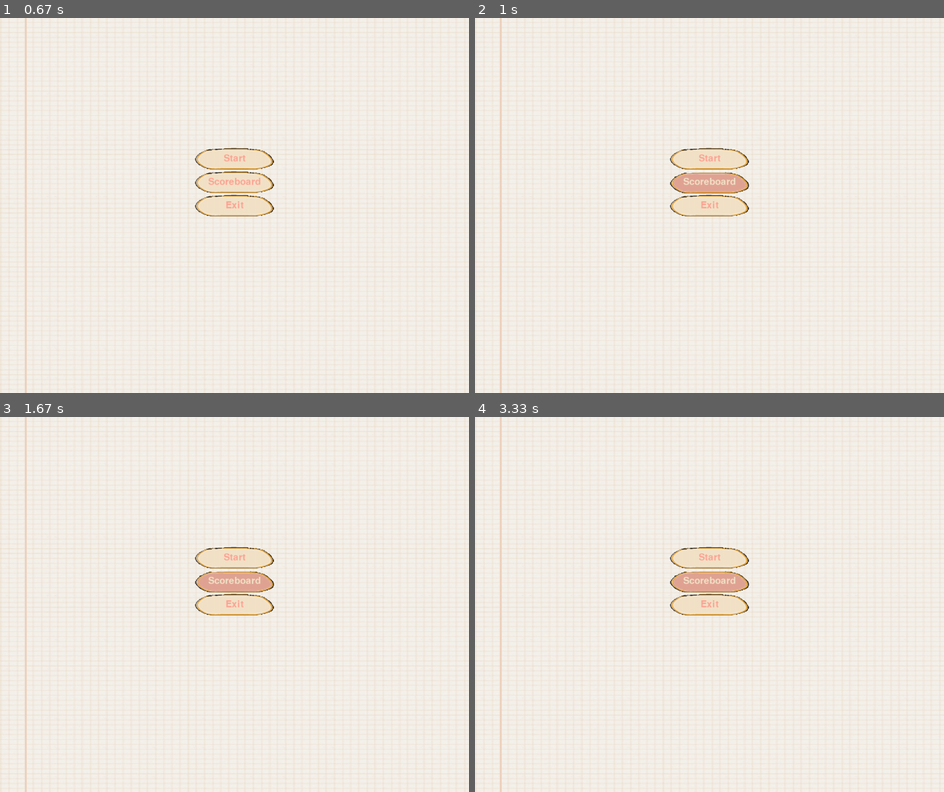
Above: before the commit, frames 1-4 (two rows, left to right).
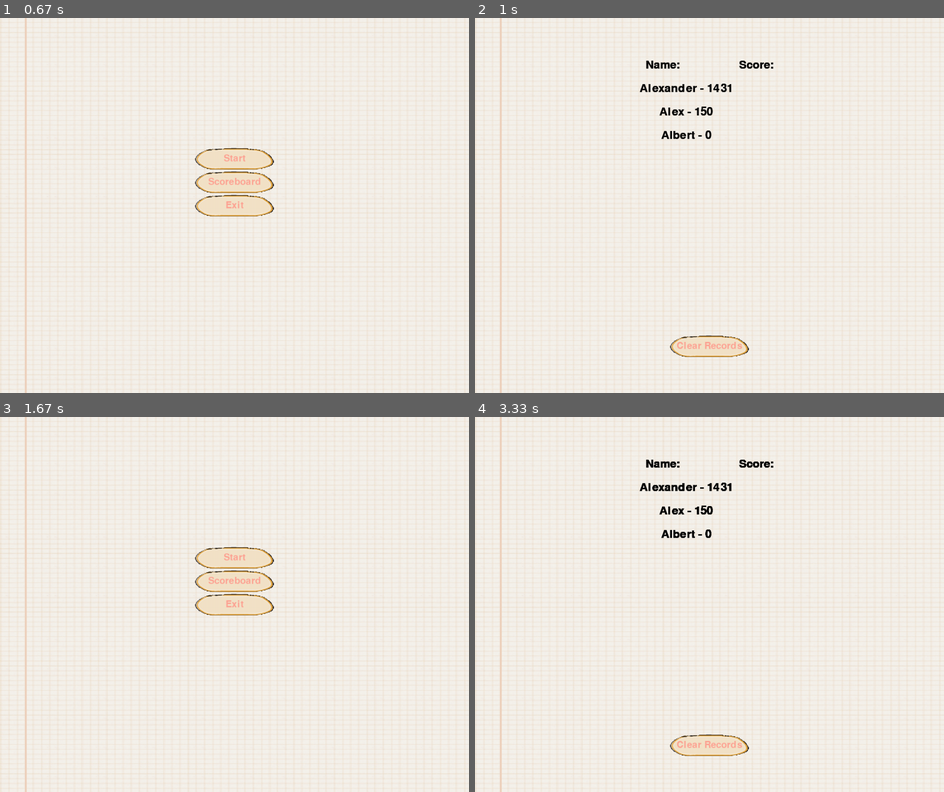
Above: after the commit, the same moments.

Repository: evgenyshaikovskiy/doodle-jump-pygame
Game: pygame game, started from src/main.py
Same seed, same stepped clock (60 frames per second), same inputs: the game is played once before the commit and once after it.
Inputs (mouse positions are in pixels of both pictures, inside the frame that each line leads up to):
- Up to frame 1 (0.67 s): press the mouse at (234, 183) at 0.37 s; move the mouse to (178, 194) at 0.47 s; release the mouse at (121, 209) at 0.6 s
- Up to frame 2 (1 s): press the mouse at (709, 183) at 0.7 s; move the mouse to (728, 179) at 0.8 s; release the mouse at (742, 175) at 0.93 s
- Up to frame 3 (1.67 s): hold Esc 1-1.47 s
- Up to frame 4 (3.33 s): click (681, 570) at 3.05 s

Frame 1 is identical in both runs. In frame 2, 3.7% of the frame differs, in the area x 35-64%, y 11-91%; in frame 3, 0.8%; in frame 4, 3.7%.

Commit message:
add scoreboard

Diff:
--- a/src/jumper.py
+++ b/src/jumper.py
@@ -4,6 +4,7 @@
 from locations.game import GameLocation
 from locations.start import StartLocation
 from locations.input import InputLocation
+from locations.scoreboard import ScoreboardLocation
 
 
 class DoodleJump:
@@ -28,6 +29,6 @@
             if event.key == pygame.K_ESCAPE:
                 if isinstance(self.location, StartLocation):
                     return
-                if isinstance(self.location, GameLocation) or isinstance(self.location, InputLocation):
+                if isinstance(self.location, GameLocation) or isinstance(self.location, InputLocation) or isinstance(self.location, ScoreboardLocation):
                     self.location = StartLocation(self, self.settings)
                     return
--- a/src/locations/scoreboard.py
+++ b/src/locations/scoreboard.py
@@ -1,12 +1,87 @@
+import pygame
+import json
+import os
+
 from locations.location import Location
+from sprites.button import Button
+from sprites.text import TextSprite
 
 
 class ScoreboardLocation(Location):
     def __init__(self, parent, settings):
         Location.__init__(self, parent, settings)
+        pygame.mouse.set_visible(True)
+
+        self.controls = pygame.sprite.Group()
+        self.controls_captions = pygame.sprite.Group()
+
+        self.names = TextSprite(400, 100, text='Name:')
+        self.scores = TextSprite(600, 100, text='Score:')
+
+        self.clear_button = Button(
+            settings['screen_width'] / 2,
+            settings['screen_height'] - 100,
+            'Clear Records'
+        )
+
+        self.controls.add(self.clear_button)
+        self.controls_captions.add(self.clear_button.text_sprite)
+
+        self.print_scoreboard()
+
+        self.window.blit(self.background, (0, 0))
+
+    def print_scoreboard(self):
+        # get sorted scoreboard
+        scores_dict = self.upload_leaderboard()
+        sorted_scores = list(sorted(scores_dict.items(), key=lambda item: item[1], reverse=True))
+
+        # take first top 10 users
+        if len(sorted_scores) > 10:
+            sorted_scores = sorted_scores[:10]
+
+        x_align = 450
+        y_align = 150
+        for key_value in sorted_scores:
+            record = TextSprite(
+                x_align,
+                y_align,
+                text=f'{key_value[0]} - {key_value[1]}'
+            )
+
+            y_align += 50
+            self.controls_captions.add(record)
+
+        self.controls_captions.add(self.names)
+        self.controls_captions.add(self.scores)
 
     def event(self, event):
-        pass
+        if event.type == pygame.MOUSEMOTION:
+            for btn in self.controls:
+                if btn.rect.collidepoint(pygame.mouse.get_pos()):
+                    btn.change_state(1)
+                else:
+                    btn.change_state(0)
+        elif event.type == pygame.MOUSEBUTTONUP:
+            if self.clear_button.rect.collidepoint(pygame.mouse.get_pos()):
+                self.clear_scoreboard()
+                self.print_scoreboard()
+                self.parent.location = ScoreboardLocation(self, self.settings)
+
+    def upload_leaderboard(self):
+        if os.path.exists('src/utility/scores.json'):
+            with open('src/utility/scores.json', 'r', encoding='UTF-8') as score_file:
+                scores = json.load(score_file)
+
+            return scores
+        else:
+            return {}
 
     def draw(self):
-        pass
+        self.controls.clear(self.window, self.background)
+        self.controls.draw(self.window)
+        self.controls_captions.draw(self.window)
+
+    def clear_scoreboard(self):
+        if os.path.exists('src/utility/scores.json'):
+            os.remove('src/utility/scores.json')
--- a/src/utility/score.py
+++ b/src/utility/score.py
@@ -1,4 +1,5 @@
 import json
+import os
 
 
 class ScoreService:
@@ -20,10 +21,13 @@
             self.__update_scoreboard__(scores)
 
     def __upload_scoreboard__(self):
-        with open('src/utility/scores.json', 'r', encoding='UTF-8') as score_file:
-            scores = json.load(score_file)
+        if os.path.exists('src/utility/scores.json'):
+            with open('src/utility/scores.json', 'r', encoding='UTF-8') as score_file:
+                scores = json.load(score_file)
 
-        return scores
+            return scores
+        else:
+            return {}
 
     def __update_scoreboard__(self, scores):
         updated = json.dumps(scores, indent=4)
